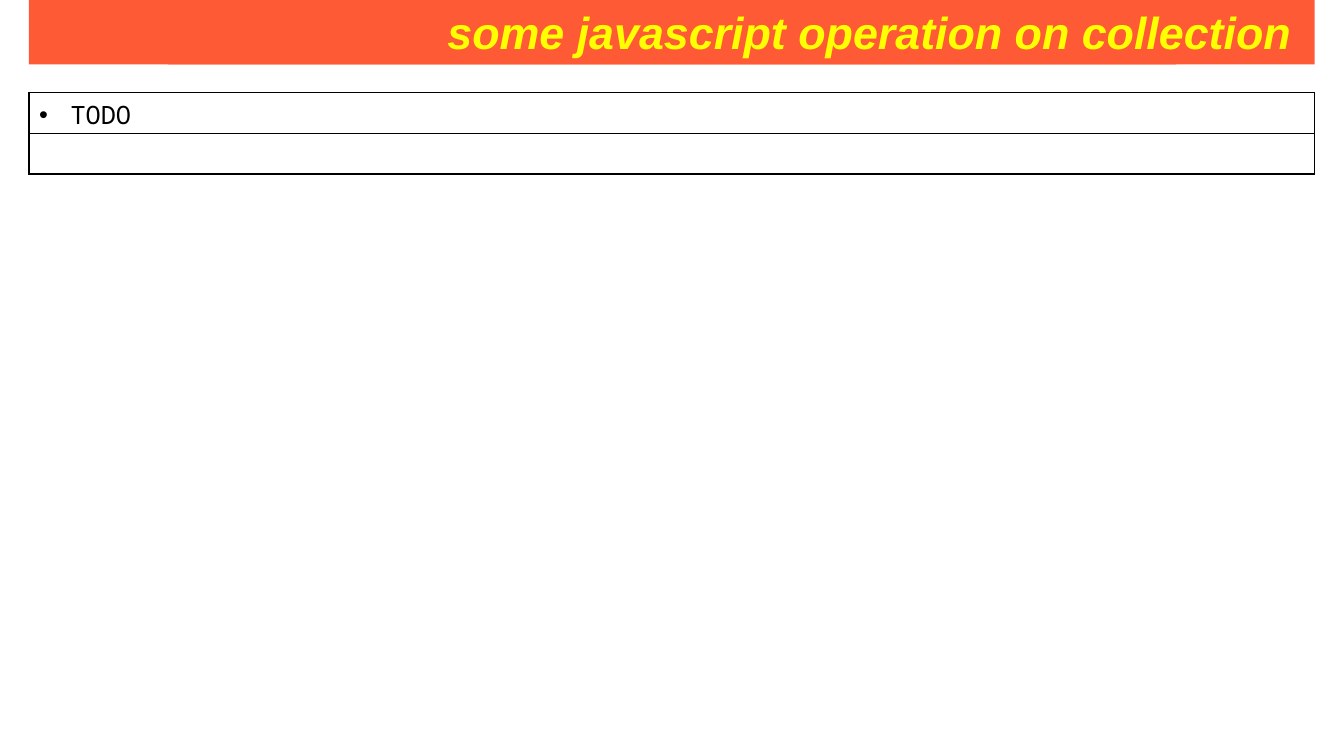
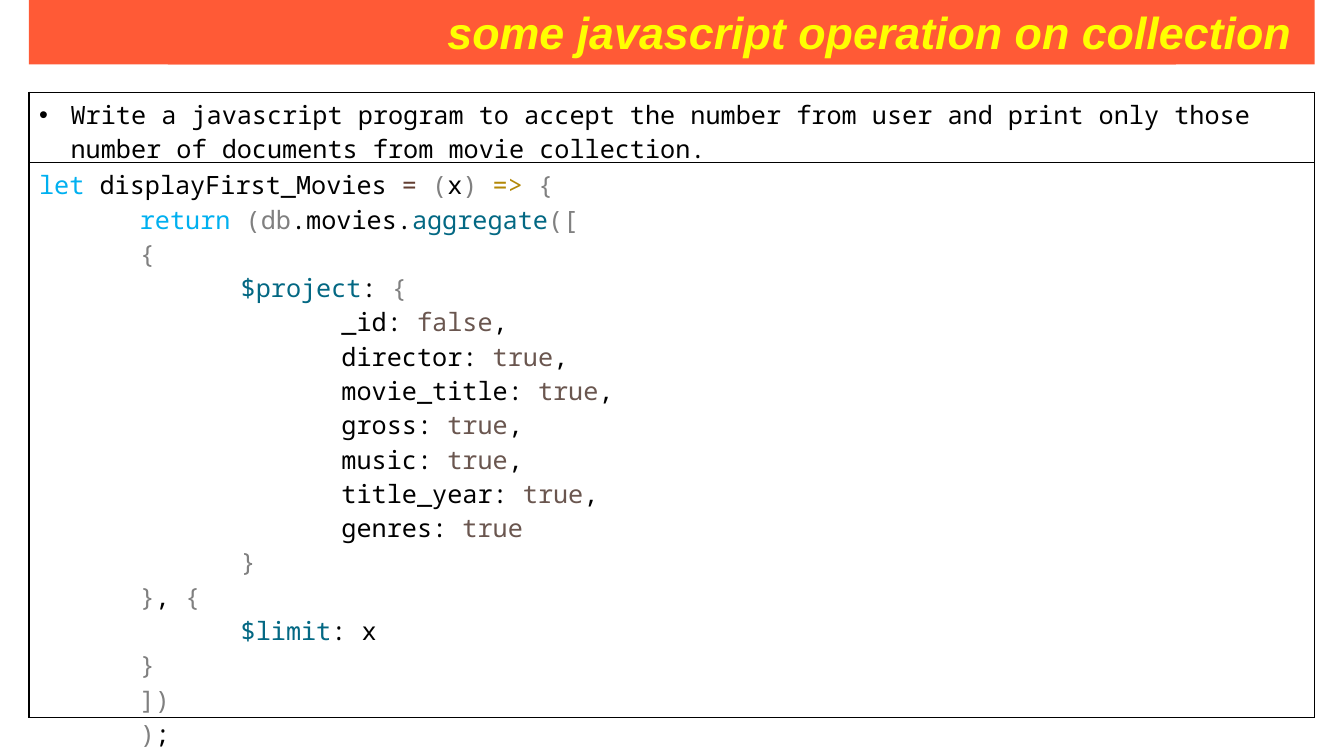
Before and after one commit to Saleel-Bagde/PPT-s, a slide deck: slide 223 of MongoDB PPT.pptx. Drawn at 1344x756 pixels with LibreOffice and Linux fonts; fonts in the diff are those of the drawing. Boxes give left, top, right and bottom in pixels: in the first picture for what was removed or moved away, otherwise in the second. Text is boxed around its words. In the diff, an @@ line names an element or a change of style, - is before the commit and + after.

```diff
--- a/MongoDB PPT.pptx
+++ b/MongoDB PPT.pptx
@@ table removed at bbox=[29, 93, 1316, 174], 2 rows, 1 columns @@
-TODO
-
@@ table added at bbox=[29, 93, 1316, 718], 2 rows, 1 columns @@
+Write a javascript program to accept the number from user and print only those number of documents from movie collection.
+let displayFirst_Movies = (x) => { / return (db.movies.aggregate([ / { / $project: { / _id: false, / director: true, / movie_title: true, / gross: true, / music: true, / title_year: true, / genres: true / } / }, { / $limit: x / } / ]) / ); / };
```
Also in this commit, not shown: 4 other slides changed.
